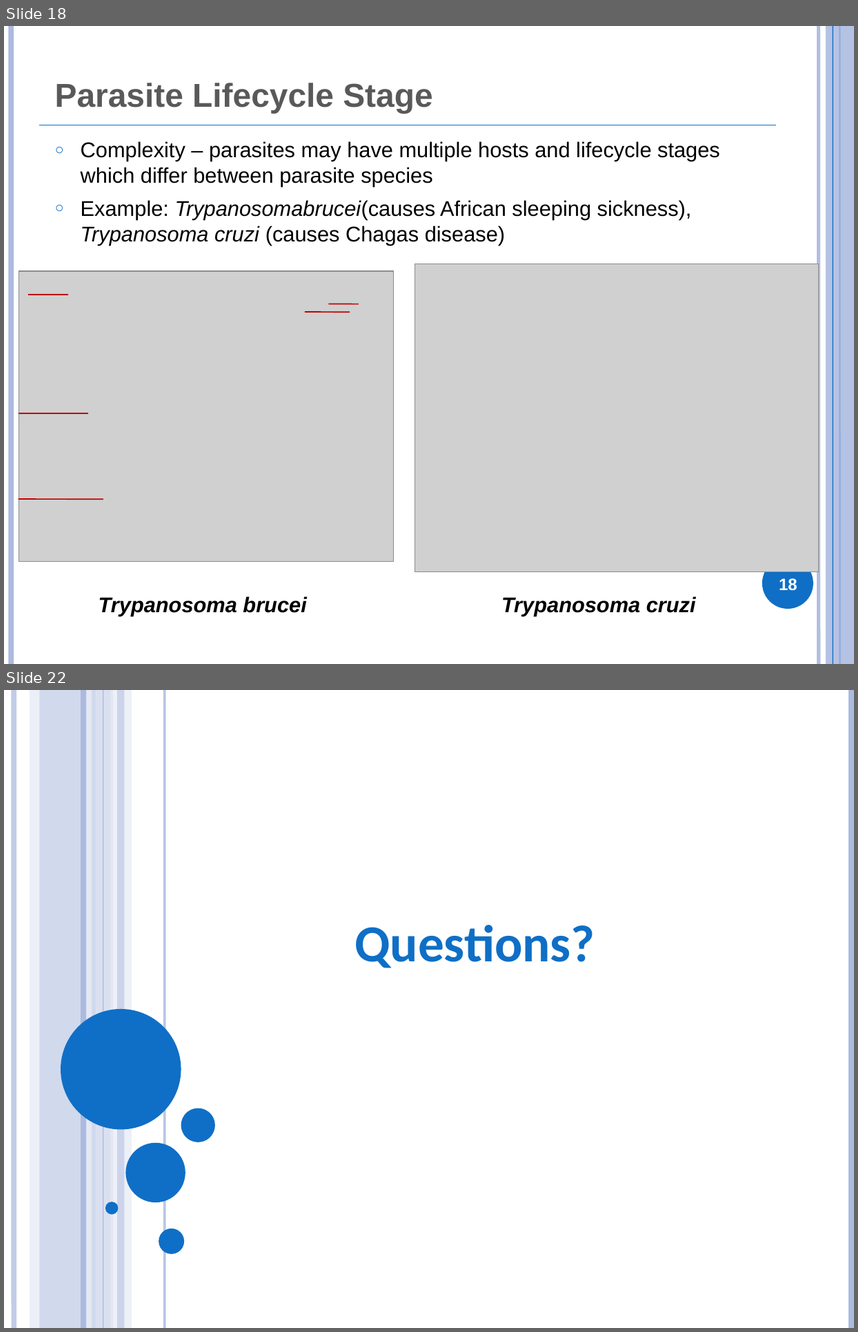
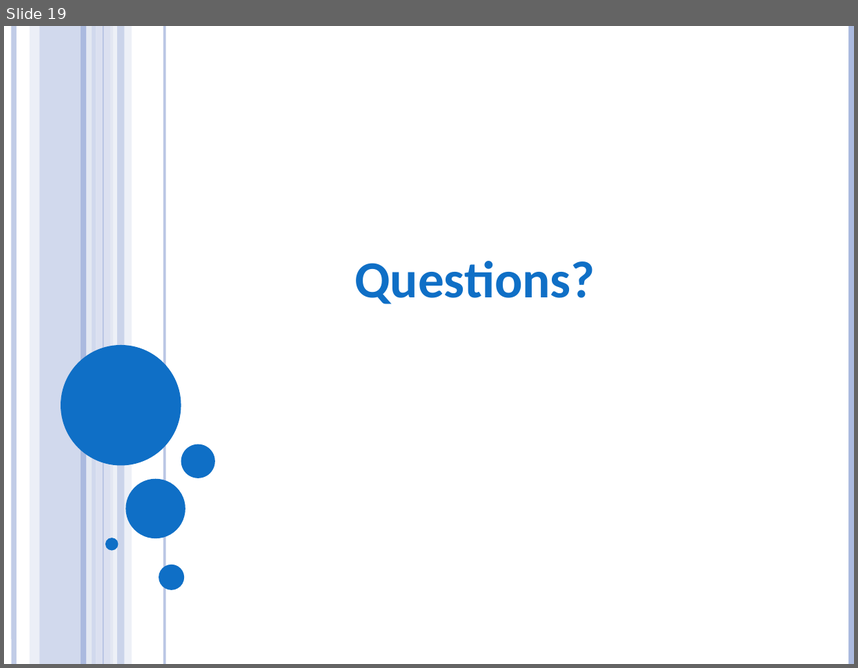
Before and after one commit to obi-ontology/obi-legacy-svn, a slide deck: trunk/docs/presentations/OBI tutorial July 2011 ICBO/EuPathDB.pptx. Shown one above the other, each under a label of ours: slides 18 and 22 before the commit, slide 19 after it; the slides between them are not shown. The pictures are 858x1332 and 858x668 pixels, drawn with LibreOffice and Linux fonts; fonts in the diff are those of the drawing; grey boxes stand for pictures. Boxes give left, top, right and bottom in pixels: in the first picture for what was removed or moved away, otherwise in the second. Text is boxed around its words. In the diff, an @@ line names an element or a change of style, - is before the commit and + after.

Commit message:
Replace OPL example by OBI one

```diff
--- a/trunk/docs/presentations/OBI tutorial July 2011 ICBO/EuPathDB.pptx
+++ b/trunk/docs/presentations/OBI tutorial July 2011 ICBO/EuPathDB.pptx
@@ slide 18 removed at bbox=[4, 26, 854, 664], background #FFFFFF @@
@@ line removed from (11, 26) to (11, 664) @@
@@ line removed from (818, 26) to (818, 664) @@
@@ rectangle removed at bbox=[826, 26, 854, 664] @@
@@ line removed from (833, 26) to (833, 664) @@
@@ line removed from (840, 26) to (840, 664) @@
@@ title removed at bbox=[55, 83, 432, 113] @@
-Parasite Lifecycle Stage
@@ line removed from (40, 125) to (776, 125) @@
@@ text removed at bbox=[81, 141, 720, 245] @@
-○ Complexity – parasites may have multiple hosts and lifecycle stages which differ between parasite species
-○ Example: Trypanosomabrucei(causes African sleeping sickness), Trypanosoma cruzi (causes Chagas disease)
@@ picture removed at bbox=[415, 264, 818, 572] @@
@@ group removed at bbox=[18, 271, 393, 561]: 5 lines, 1 picture @@
@@ ellipse removed at bbox=[762, 557, 813, 608] @@
@@ page number removed at bbox=[779, 578, 797, 590] @@
-18
@@ text removed at bbox=[99, 596, 306, 616] @@
-Trypanosoma brucei
@@ text removed at bbox=[501, 596, 696, 616] @@
-Trypanosoma cruzi
@@ what was slide 22 is now slide 19 @@
```
Also in this commit, not shown: 3 slides changed, 1 slide added, 3 other slides removed.
